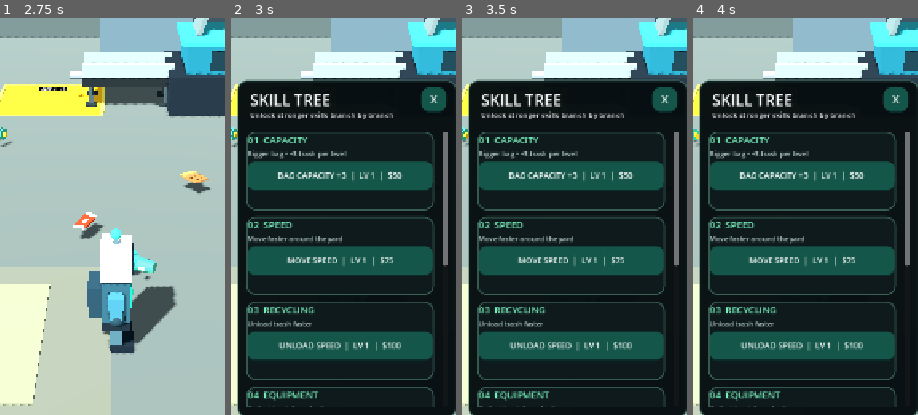
Above: before the commit, frames 1-4 (left to right).
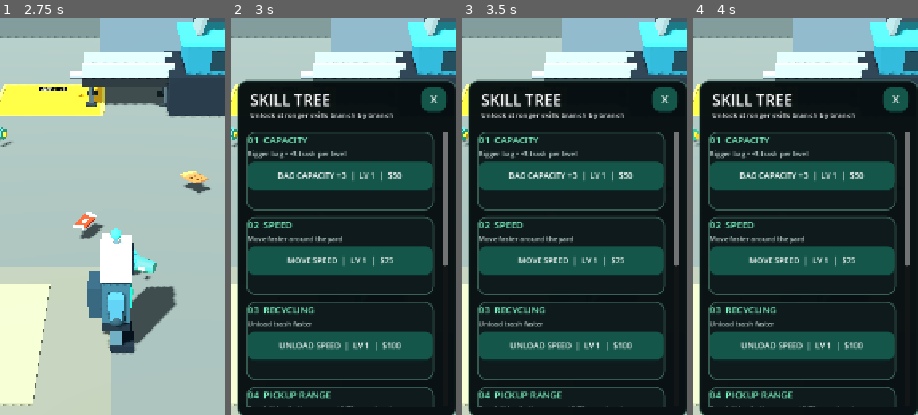
Above: after the commit, the same moments.

Repository: zekainstabot/trash-empire
Game: Godot game, scene res://Scenes/Main.tscn
Two runs of this game, one before a commit and one after it. Both use one fixed random seed, a clock stepped at 60 frames per second and the inputs below.
Inputs (mouse positions are % of the whole screen's width and height, from its top left):
- Up to frame 1 (2.75 s): move the mouse to (72, 45) at 0.52 s; hold D (move_right) 0.53-1.25 s; click (72, 45) at 0.67 s; drag from (30, 55) to (45, 70) at 1.27 s; click "PICK UP" at 2 s
- Up to frame 2 (3 s): click "SKILL TREE" at 2.75 s
- Up to frame 3 (3.5 s): no input
- Up to frame 4 (4 s): click "MAGNET RANGE | LV 1 | $125" (after the commit: "PICKUP RANGE +0.75M | LV 1 | …") at 3.5 s
The pictures show only the part of the screen within x 24-74%, y 21-71%; the shares and areas given below are measured in that part.

Frame 1 is identical in both runs. In frame 2, 0.4% of the frame differs, in the area x 12-72%, y 93-98%; in frame 3, 0.4%; in frame 4, 0.4%.

Commit message:
Clarify pickup range skill and increase range per level

Diff:
--- a/Scripts/main.gd
+++ b/Scripts/main.gd
@@ -457,7 +457,7 @@
 	_add_skill_branch(skill_list, "01  CAPACITY", "Bigger bag • +3 trash per level", "BAG CAPACITY", Callable(self, "_upgrade_bag"))
 	_add_skill_branch(skill_list, "02  SPEED", "Move faster around the yard", "MOVEMENT SPEED", Callable(self, "_upgrade_speed"))
 	_add_skill_branch(skill_list, "03  RECYCLING", "Unload trash faster", "UNLOAD SPEED", Callable(self, "_upgrade_unload"))
-	_add_skill_branch(skill_list, "04  EQUIPMENT", "Collect trash from farther away", "MAGNET RANGE", Callable(self, "_upgrade_equipment"))
+	_add_skill_branch(skill_list, "04  PICKUP RANGE", "Reach litter farther away • +0.75m per level", "PICKUP RANGE", Callable(self, "_upgrade_equipment"))
 	_add_skill_branch(skill_list, "05  TECHNOLOGY", "Earn more cash from every item", "RECYCLING VALUE", Callable(self, "_upgrade_technology"))
 	_add_skill_branch(skill_list, "06  TRASH SUPPLY", "More litter appears each time you pull to refill", "REFILL CAPACITY", Callable(self, "_upgrade_spawn"))
 	_refresh_upgrade_prices()
@@ -612,7 +612,7 @@
 		return
 	money -= cost
 	equipment_upgrade_level += 1
-	collection_range = 2.5 + float(equipment_upgrade_level - 1) * 0.55
+	collection_range = 2.5 + float(equipment_upgrade_level - 1) * 0.75
 	_update_ui()
 	_refresh_upgrade_prices()
 	_save_game()
@@ -641,7 +641,7 @@
 	skill_buttons[0].text = "BAG CAPACITY +3  |  LV %d  |  $%d" % [upgrade_level, _upgrade_cost(50, upgrade_level)]
 	skill_buttons[1].text = "MOVE SPEED  |  LV %d  |  $%d" % [speed_upgrade_level, _upgrade_cost(75, speed_upgrade_level)]
 	skill_buttons[2].text = "UNLOAD SPEED  |  LV %d  |  $%d" % [unload_upgrade_level, _upgrade_cost(100, unload_upgrade_level)]
-	skill_buttons[3].text = "MAGNET RANGE  |  LV %d  |  $%d" % [equipment_upgrade_level, _upgrade_cost(125, equipment_upgrade_level)]
+	skill_buttons[3].text = "PICKUP RANGE +0.75M  |  LV %d  |  $%d" % [equipment_upgrade_level, _upgrade_cost(125, equipment_upgrade_level)]
 	skill_buttons[4].text = "RECYCLING VALUE  |  LV %d  |  $%d" % [technology_upgrade_level, _upgrade_cost(150, technology_upgrade_level)]
 	skill_buttons[5].text = "TRASH PER REFILL +6  |  LV %d  |  $%d" % [spawn_upgrade_level, _upgrade_cost(175, spawn_upgrade_level)]
 
